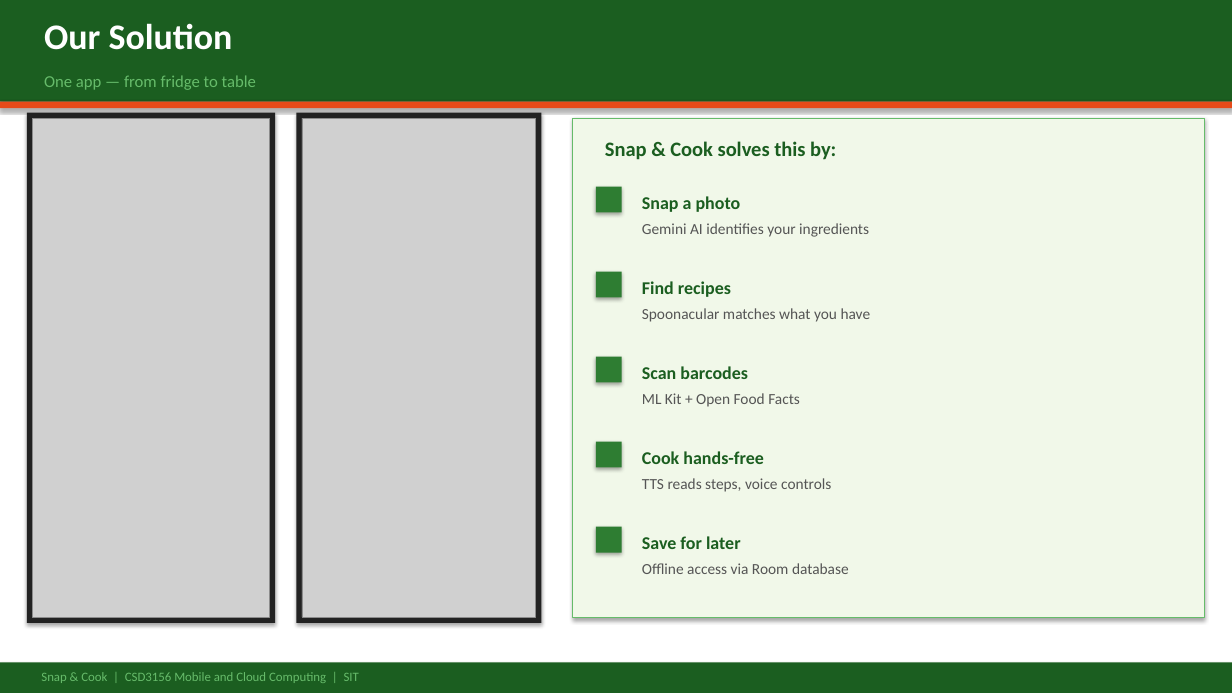
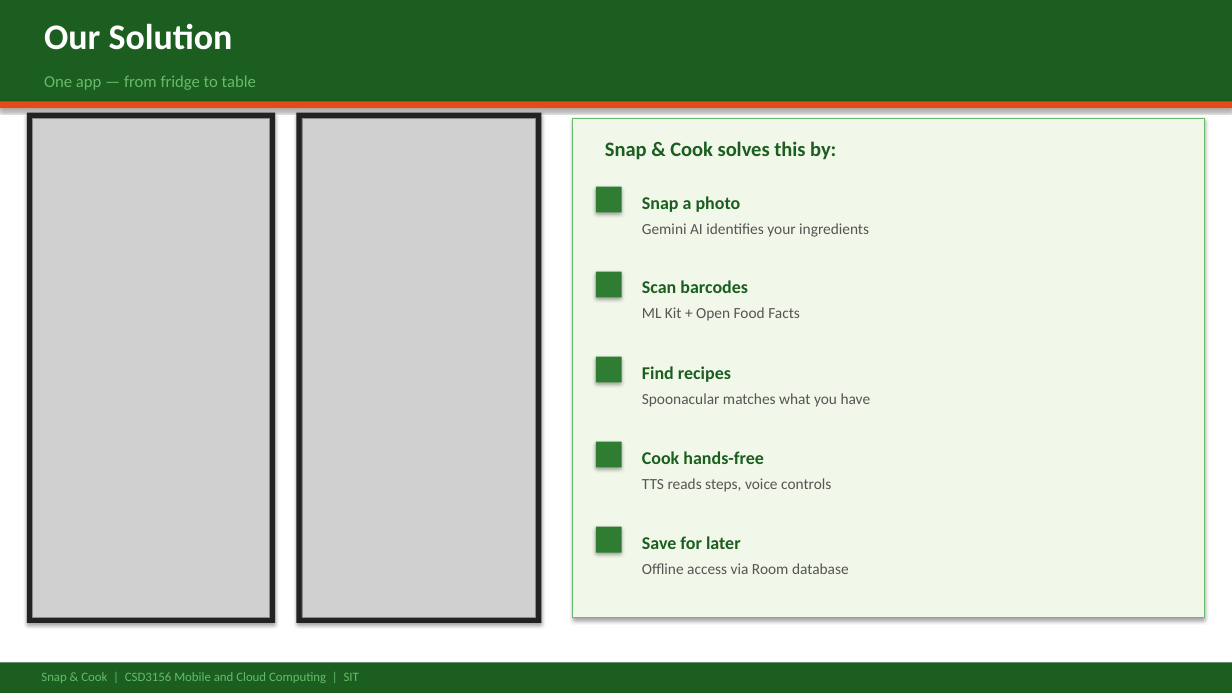
Before and after one commit to tobenwarrior/MobileComputingProject, a slide deck: slide 4 of SnapAndCook_Presentation.pptx. Drawn at 1232x693 pixels with LibreOffice and Linux fonts; fonts in the diff are those of the drawing; grey boxes stand for pictures. Boxes give left, top, right and bottom in pixels: in the first picture for what was removed or moved away, otherwise in the second. Text is boxed around its words. In the diff, an @@ line names an element or a change of style, - is before the commit and + after.

```diff
--- a/SnapAndCook_Presentation.pptx
+++ b/SnapAndCook_Presentation.pptx
@@ text "Scan barcodes": place and size @@
-text "Scan barcodes" at (642, 366, 748, 379)
+text "Scan barcodes" at (642, 280, 748, 293)
@@ text "ML Kit + Open Food ...": place and size @@
-text "ML Kit + Open Food ..." at (642, 393, 800, 407)
+text "ML Kit + Open Food ..." at (642, 307, 800, 321)
@@ text "Find recipes": place and size @@
-text "Find recipes" at (642, 281, 731, 297)
+text "Find recipes" at (642, 366, 731, 382)
@@ text "Spoonacular matches what you have": place and size @@
-text "Spoonacular matches what you have" at (642, 308, 871, 322)
+text "Spoonacular matches what you have" at (642, 393, 871, 407)
```
Also in this commit, not shown: 4 other slides changed, 3 slides removed.
